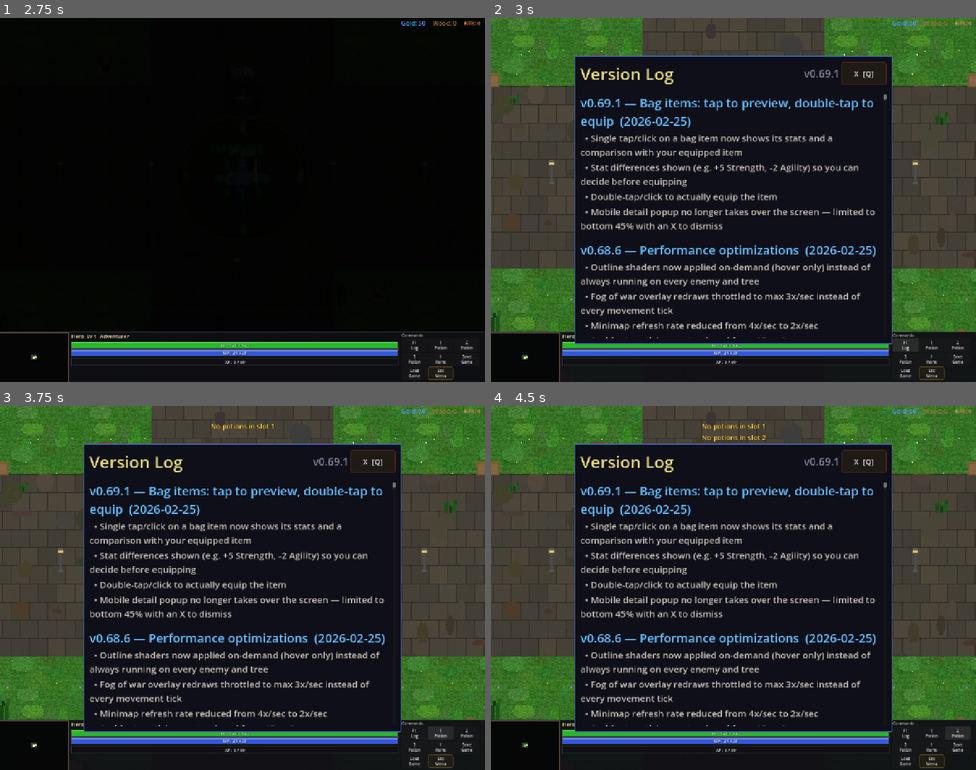
Above: before the commit, frames 1-4 (two rows, left to right).
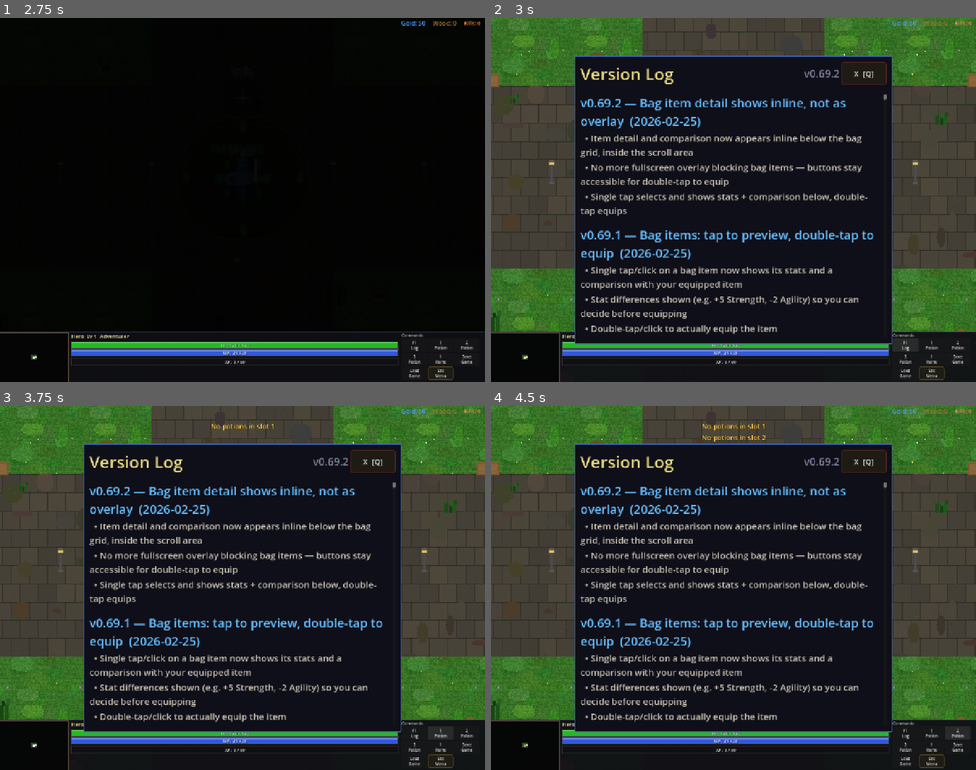
Above: after the commit, the same moments.

Repository: slxny/legends-open-rpg
Game: Godot game, scene res://scenes/main.tscn
The game is run twice, just before and just after one commit, with the same random seed, the same clock (stepped at 60 frames per second) and the same inputs.
Inputs (mouse positions are in pixels of both pictures, inside the frame that each line leads up to):
- Up to frame 1 (2.75 s): tap Enter at 0.5 s; move the mouse to (349, 181) at 0.52 s; hold D (move_right) 0.53-1.25 s; hold Space (attack) 0.53-1.25 s; click (349, 181) at 0.67 s; drag from (145, 218) to (218, 272) at 1.27 s; click "SELECT" at 2 s
- Up to frame 2 (3 s): click "F1 Log" at 2.75 s
- Up to frame 3 (3.75 s): click "1 Potion" at 3.5 s
- Up to frame 4 (4.5 s): click "2 Potion" at 4.25 s

Frame 1 is identical in both runs. In frame 2, 9.7% of the frame differs, in the area x 18-80%, y 14-88%; in frame 3, 9.7%; in frame 4, 9.7%.
Error in both runs: Invalid assignment of property or key '_mobile_potion_btns' with value of type 'Array' on a base object of type 'CharacterBody2D (player.gd)'. (res://scenes/ui…

Commit message:
Bag item detail inline below grid instead of overlay popup (v0.69.2)
Detail and comparison text now appears inside the scroll area below
the bag grid. Buttons stay accessible for double-tap equip — no more
fullscreen overlay blocking interaction.

Co-Authored-By: Claude Opus 4.6 <noreply@anthropic.com>

Diff:
--- a/scenes/ui/changelog_dialog.gd
+++ b/scenes/ui/changelog_dialog.gd
@@ -9,9 +9,19 @@
 var _is_visible: bool = false
 var _is_mobile: bool = false
 
-const GAME_VERSION := "v0.69.1"
+const GAME_VERSION := "v0.69.2"
 
 const CHANGELOG: Array[Dictionary] = [
+	{
+		"version": "v0.69.2",
+		"title": "Bag item detail shows inline, not as overlay",
+		"date": "2026-02-25",
+		"entries": [
+			"Item detail and comparison now appears inline below the bag grid, inside the scroll area",
+			"No more fullscreen overlay blocking bag items — buttons stay accessible for double-tap to equip",
+			"Single tap selects and shows stats + comparison below, double-tap equips",
+		]
+	},
 	{
 		"version": "v0.69.1",
 		"title": "Bag items: tap to preview, double-tap to equip",
@@ -20,7 +30,6 @@
 			"Single tap/click on a bag item now shows its stats and a comparison with your equipped item",
 			"Stat differences shown (e.g. +5 Strength, -2 Agility) so you can decide before equipping",
 			"Double-tap/click to actually equip the item",
-			"Mobile detail popup no longer takes over the screen — limited to bottom 45% with an X to dismiss",
 		]
 	},
 	{
--- a/scenes/ui/inventory_screen.gd
+++ b/scenes/ui/inventory_screen.gd
@@ -18,7 +18,8 @@
 var _last_tap_index: int = -1  # Last tapped bag index for double-tap detection
 var _last_tap_time: float = 0.0  # Timestamp of last tap
 const DOUBLE_TAP_WINDOW: float = 0.4  # Seconds to register a double-tap
-var _detail_popup: PanelContainer = null  # Floating detail overlay for mobile
+var _detail_popup: PanelContainer = null  # Floating detail overlay (legacy, unused)
+var _inline_detail: PanelContainer = null  # Inline detail shown below bag grid
 
 const TAB_ACTIVE_COLOR := Color(1.0, 0.85, 0.4)
 const TAB_INACTIVE_COLOR := Color(0.6, 0.6, 0.6)
@@ -377,12 +378,16 @@
 	return text
 
 func _refresh_detail() -> void:
-	# Build detail text with comparison if a bag item is selected
+	# Clear any inline detail from content_vbox
+	_dismiss_inline_detail()
+
+	if _selected_item.is_empty():
+		if not _is_mobile:
+			detail_label.text = "Tap an item to see stats"
+		return
+
 	var detail_text: String
-	if _selected_item.is_empty():
-		detail_text = "Tap an item to see stats"
-	elif _selected_bag_index >= 0 and _player:
-		# Bag item selected — show comparison with equipped
+	if _selected_bag_index >= 0 and _player:
 		var inv = _player.inventory
 		var slot_name = _slot_name_for_item(_selected_item)
 		var equipped = inv.equipment.get(slot_name, {}) if not slot_name.is_empty() else {}
@@ -392,69 +397,51 @@
 
 	if not _is_mobile:
 		detail_label.text = detail_text
-		return
-
-	# Mobile: show floating popup at bottom with dismiss X
-	_dismiss_detail_popup()
-	if _selected_item.is_empty():
-		return
-	_show_detail_popup(detail_text)
-
-func _show_detail_popup(text: String) -> void:
-	_dismiss_detail_popup()
-	var fs = 18 if _is_landscape else 30
-	var pad = 10 if _is_landscape else 14
-
-	_detail_popup = PanelContainer.new()
+	# Always add inline detail below the grid inside the scroll area
+	_show_inline_detail(detail_text)
+
+func _show_inline_detail(text: String) -> void:
+	_dismiss_inline_detail()
+	var fs: int
+	var pad: int
+	if not _is_mobile:
+		fs = 11; pad = 6
+	elif _is_landscape:
+		fs = 18; pad = 8
+	else:
+		fs = 26; pad = 10
+
+	_inline_detail = PanelContainer.new()
+	_inline_detail.name = "InlineDetail"
 	var style = StyleBoxFlat.new()
-	style.bg_color = Color(0.08, 0.08, 0.12, 0.97)
-	style.border_color = Color(0.9, 0.75, 0.3, 0.8)
-	style.set_border_width_all(2)
-	style.set_corner_radius_all(8)
+	style.bg_color = Color(0.1, 0.1, 0.15, 0.95)
+	style.border_color = Color(0.9, 0.75, 0.3, 0.6)
+	style.set_border_width_all(1)
+	style.set_corner_radius_all(6)
 	style.set_content_margin_all(pad)
-	_detail_popup.add_theme_stylebox_override("panel", style)
-
-	var vbox = VBoxContainer.new()
-	vbox.add_theme_constant_override("separation", 2)
-	_detail_popup.add_child(vbox)
-
-	# Top bar with close button
-	var top = HBoxContainer.new()
-	vbox.add_child(top)
-	var spacer = Control.new()
-	spacer.size_flags_horizontal = Control.SIZE_EXPAND_FILL
-	top.add_child(spacer)
-	var close_btn = Button.new()
-	close_btn.text = "X"
-	var close_sz = Vector2(50, 36) if _is_landscape else Vector2(100, 80)
-	close_btn.custom_minimum_size = close_sz
-	close_btn.add_theme_font_size_override("font_size", 16 if _is_landscape else 32)
-	close_btn.pressed.connect(_dismiss_detail_popup)
-	top.add_child(close_btn)
+	_inline_detail.add_theme_stylebox_override("panel", style)
+	_inline_detail.size_flags_horizontal = Control.SIZE_EXPAND_FILL
 
 	var lbl = Label.new()
 	lbl.text = text
 	lbl.add_theme_font_size_override("font_size", fs)
 	lbl.add_theme_color_override("font_color", Color(0.9, 0.87, 0.78))
 	lbl.autowrap_mode = TextServer.AUTOWRAP_WORD_SMART
-	vbox.add_child(lbl)
-
-	# Position as overlay at the bottom of the panel, not fullscreen
-	panel.add_child(_detail_popup)
-	_detail_popup.set_anchors_and_offsets_preset(Control.PRESET_BOTTOM_WIDE)
-	_detail_popup.offset_left = 10
-	_detail_popup.offset_right = -10
-	_detail_popup.offset_bottom = -4
-	# Limit max height to 45% of the panel so it doesn't take over
-	var max_h = panel.size.y * 0.45
-	var desired_h = _detail_popup.get_combined_minimum_size().y + 8
-	var h = min(desired_h, max_h)
-	_detail_popup.offset_top = -h
-
+	_inline_detail.add_child(lbl)
+
+	content_vbox.add_child(_inline_detail)
+
+func _dismiss_inline_detail() -> void:
+	if _inline_detail and is_instance_valid(_inline_detail):
+		_inline_detail.queue_free()
+	_inline_detail = null
+
+# Legacy popup dismiss (called from toggle)
 func _dismiss_detail_popup() -> void:
 	if _detail_popup and is_instance_valid(_detail_popup):
 		_detail_popup.queue_free()
 	_detail_popup = null
+	_dismiss_inline_detail()
 
 func _refresh_stats() -> void:
 	if not _player:
